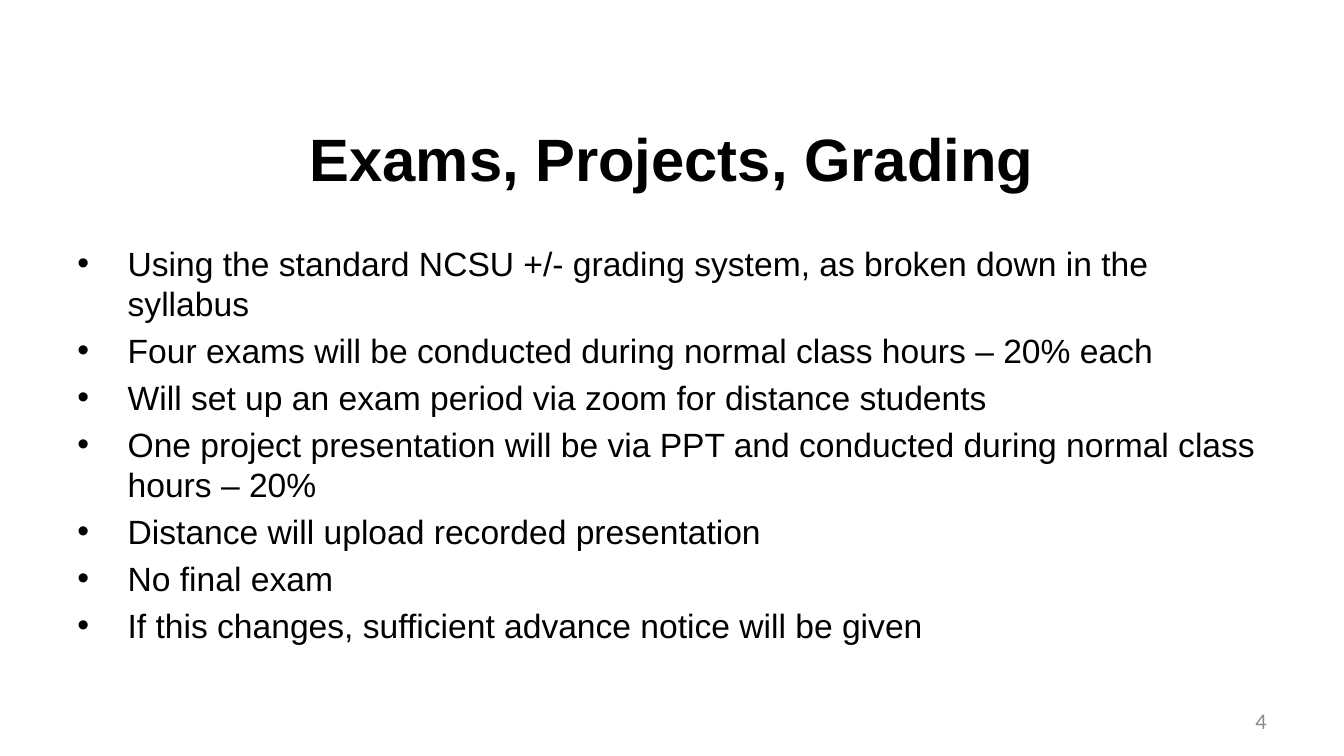
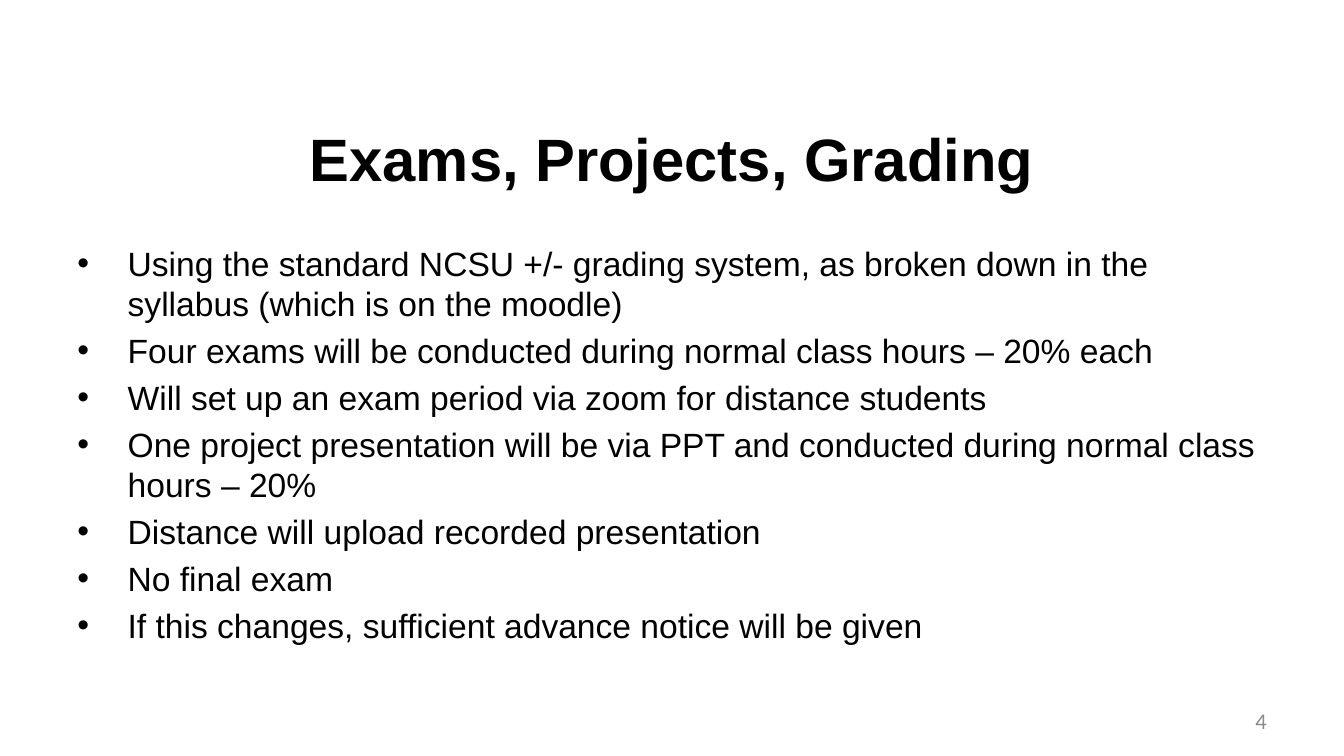
Before and after one commit to benbeeler/TEACHING, a slide deck: slide 4 of Advanced Reactor Materials/Fall2026/Lec1_intro.pptx. Drawn at 1344x756 pixels with LibreOffice and Linux fonts; fonts in the diff are those of the drawing; background and template pictures are left out. Boxes give left, top, right and bottom in pixels: in the first picture for what was removed or moved away, otherwise in the second. Text is boxed around its words. In the diff, an @@ line names an element or a change of style, - is before the commit and + after.

```diff
--- a/Advanced Reactor Materials/Fall2026/Lec1_intro.pptx
+++ b/Advanced Reactor Materials/Fall2026/Lec1_intro.pptx
@@ text at [128, 251, 1148, 323]: text changed @@
-• Using the standard NCSU +/- grading system, as broken down in the syllabus
+• Using the standard NCSU +/- grading system, as broken down in the syllabus (which is on the moodle)
```
Also in this commit, not shown: 7 other slides changed, 2 slides added, 4 other files.
